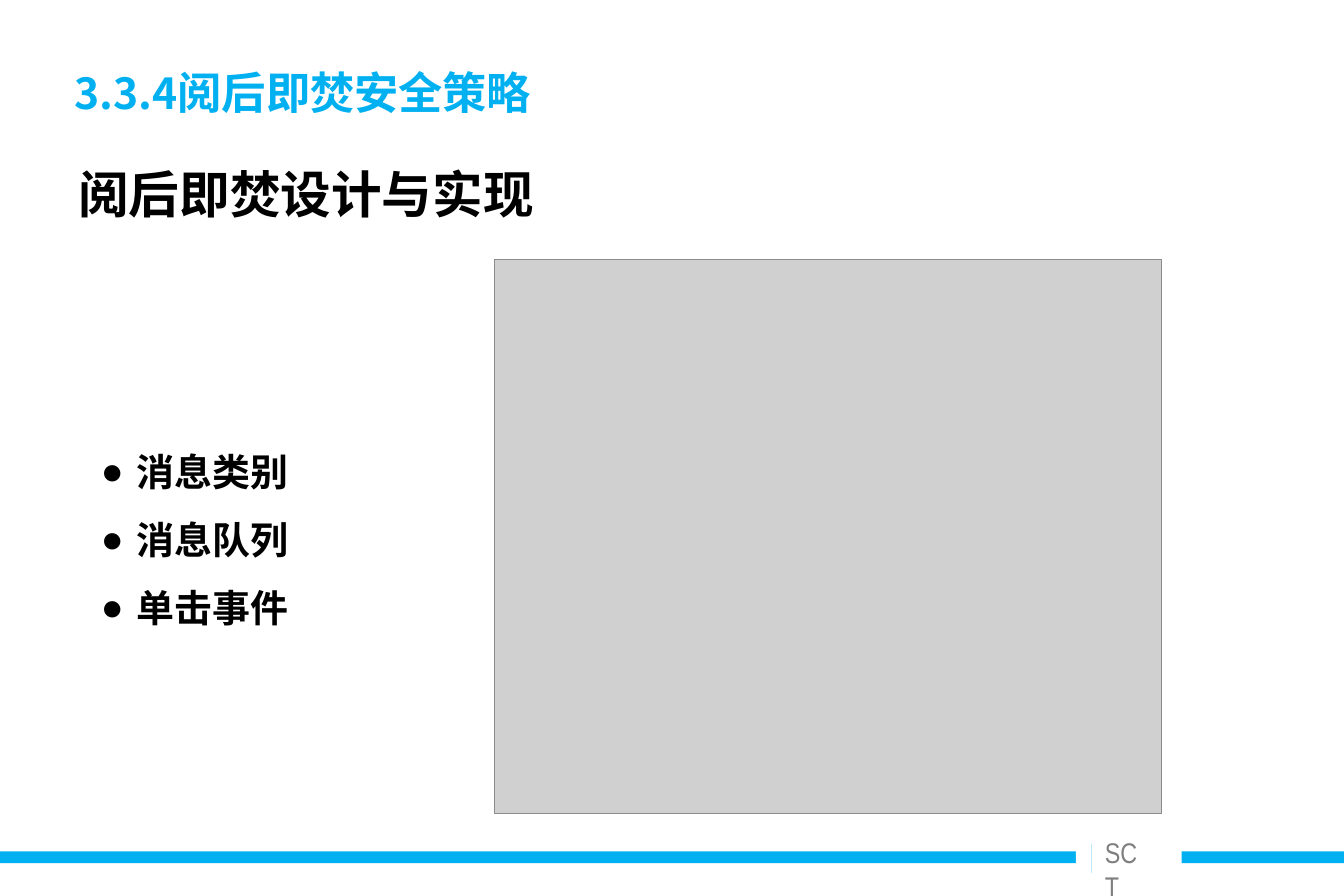
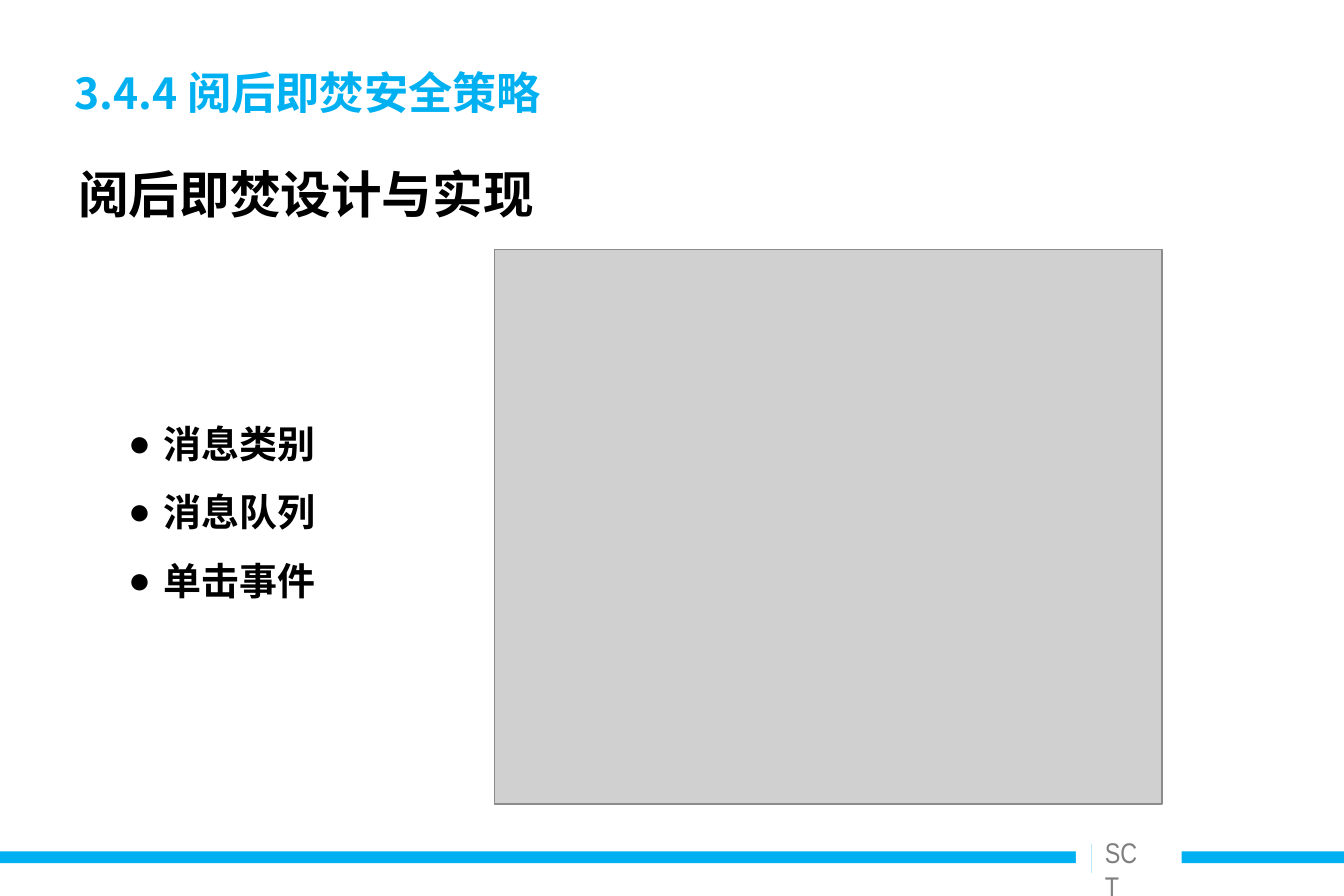
Before and after one commit to Snowin1994/-, a slide deck: slide 28 of 毕业设计相关/答辩ppt/安全聊天工具的设计与实现_v0.9.ppt (slide 33 before the commit). Drawn at 1344x896 pixels with LibreOffice and Linux fonts; fonts in the diff are those of the drawing; grey boxes stand for pictures. Boxes give left, top, right and bottom in pixels: in the first picture for what was removed or moved away, otherwise in the second. Text is boxed around its words. In the diff, an @@ line names an element or a change of style, - is before the commit and + after.

```diff
--- a/毕业设计相关/答辩ppt/安全聊天工具的设计与实现_v0.9.ppt
+++ b/毕业设计相关/答辩ppt/安全聊天工具的设计与实现_v0.9.ppt
@@ title at (74, 71, 541, 113): text changed @@
-3.3.4阅后即焚安全策略
+3.4.4 阅后即焚安全策略
@@ picture: place and size @@
-picture at (495, 259, 1162, 814)
+picture at (495, 250, 1162, 805)
@@ text "消息类别": place and size @@
-text "消息类别" at (136, 453, 288, 626)
+text "消息类别" at (164, 425, 316, 599)
```
Also in this commit, not shown: 21 other slides changed, 4 slides added, 7 slides removed, 23 other files.
